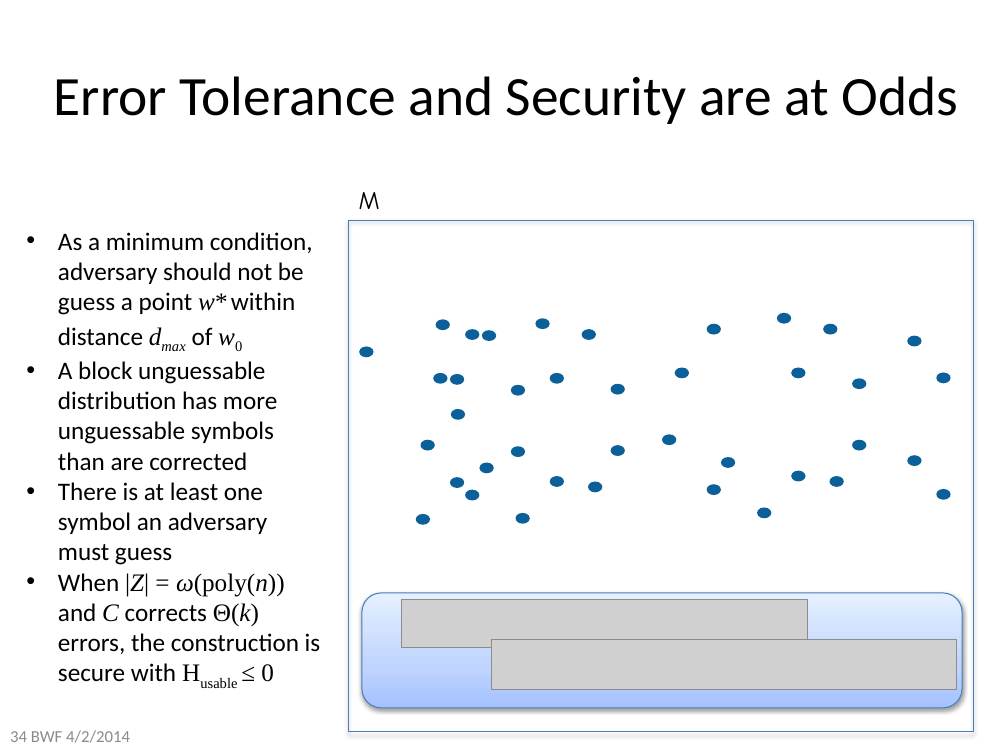
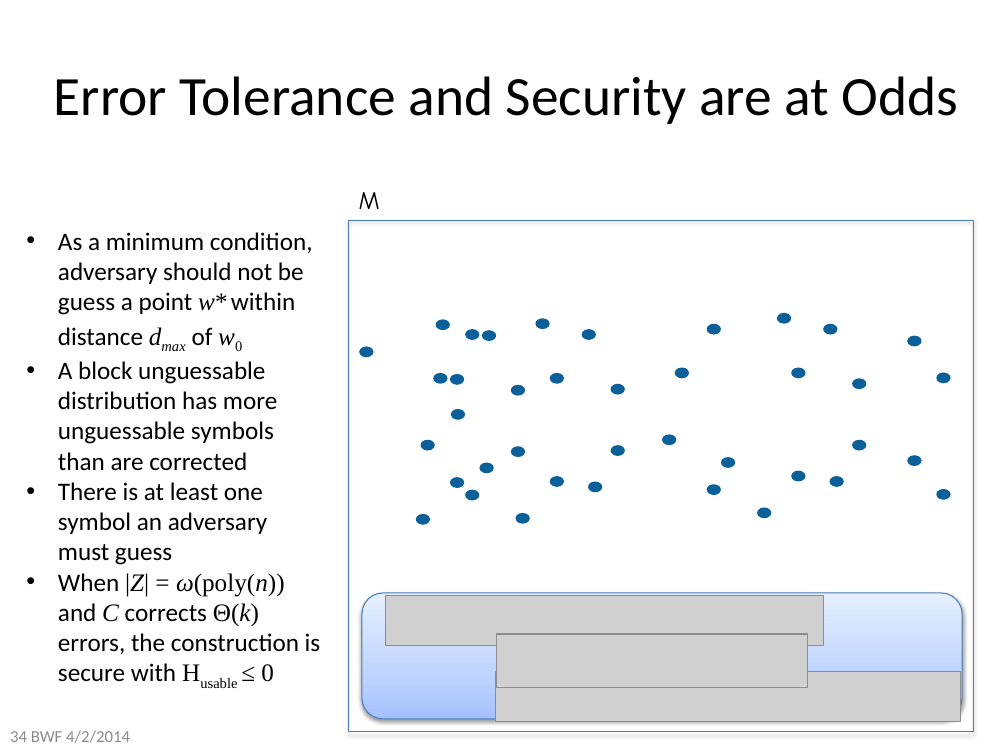
Before and after one commit to xianruimeng/comp-fuzzy-ext, a slide deck: slide 34 of constantRate/KeyDerivationWithNegativeUsable.pptx. Drawn at 1008x756 pixels with LibreOffice and Linux fonts; fonts in the diff are those of the drawing; grey boxes stand for pictures. Boxes give left, top, right and bottom in pixels: in the first picture for what was removed or moved away, otherwise in the second. Text is boxed around its words. In the diff, an @@ line names an element or a change of style, - is before the commit and + after.

```diff
--- a/constantRate/KeyDerivationWithNegativeUsable.pptx
+++ b/constantRate/KeyDerivationWithNegativeUsable.pptx
@@ rounded rectangle: place and size @@
-rounded rectangle at (362, 593, 962, 708)
+rounded rectangle at (362, 593, 962, 719)
@@ picture: place and size @@
-picture at (401, 600, 807, 648)
+picture at (385, 595, 823, 645)
@@ picture: place and size @@
-picture at (492, 639, 957, 689)
+picture at (497, 634, 807, 687)
@@ picture added at (496, 671, 961, 722) @@
```
Also in this commit, not shown: 8 other slides changed, 1 slide added.
